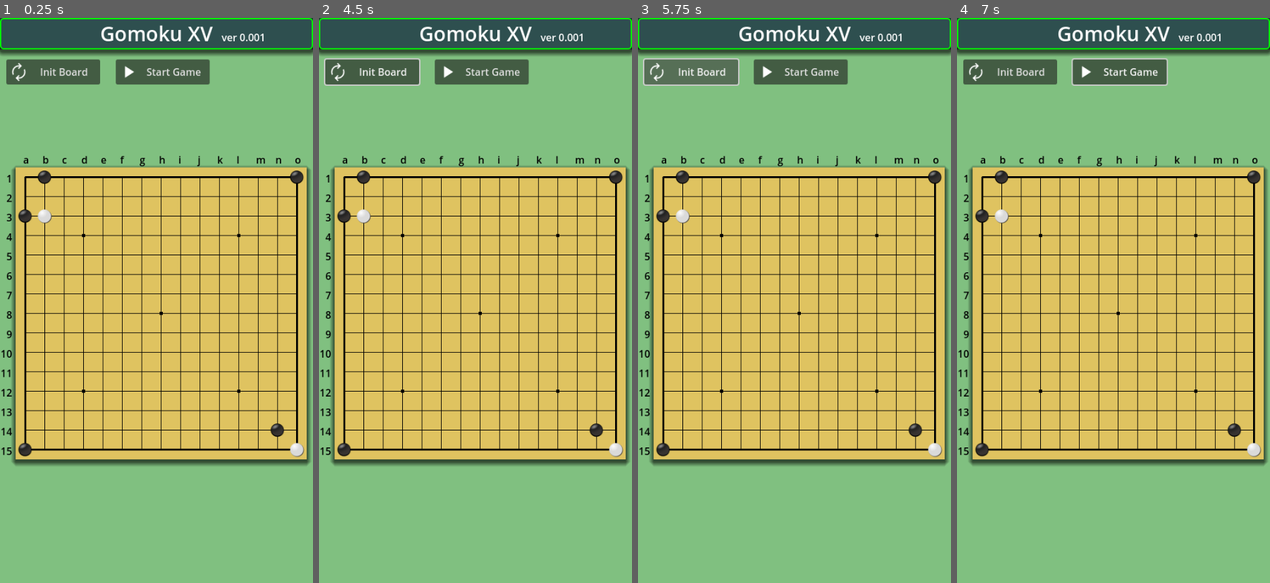
Above: before the commit, frames 1-4 (left to right).
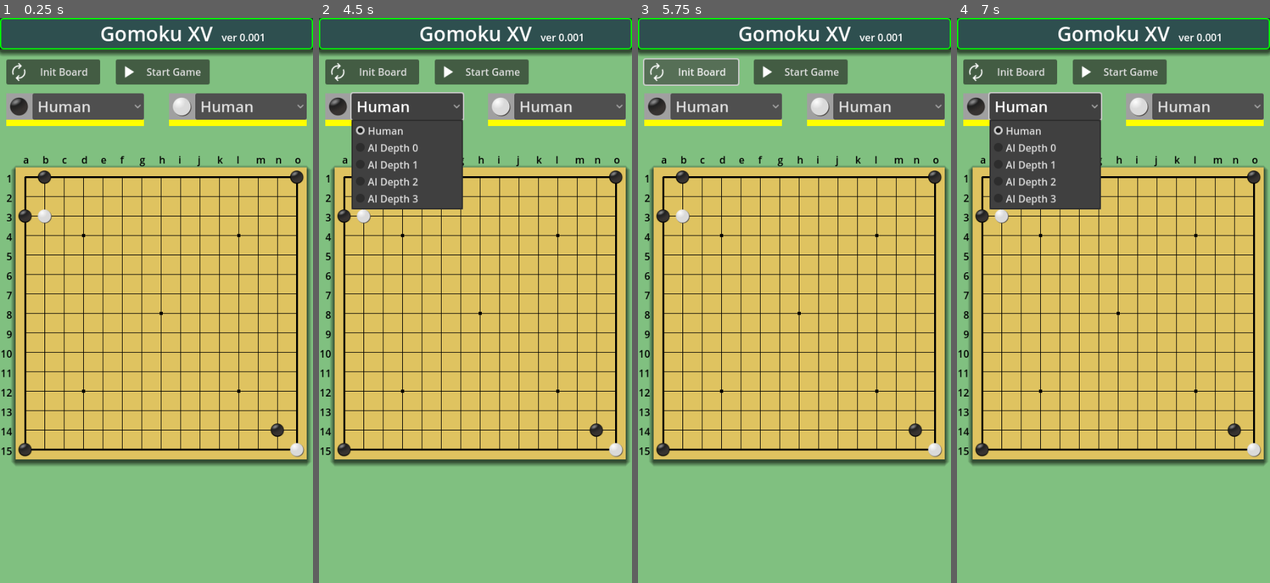
Above: after the commit, the same moments.

Repository: vivisuke/Gomoku15
Game: Godot game, scene res://main_scene.tscn
Two runs of this game, one before a commit and one after it. Both use one fixed random seed, a clock stepped at 60 frames per second and the inputs below.
Inputs (mouse positions are in pixels of both pictures, inside the frame that each line leads up to):
- Up to frame 1 (0.25 s): no input
- Up to frame 2 (4.5 s): click (406, 108) at 0.5 s, where only the run after the commit has a clickable "Human"; click "Start Game" at 1.25 s; click "Start Game" at 2 s; click "Init Board" at 2.75 s; click "Init Board" at 3.5 s; click (406, 108) at 4.25 s, where only the run after the commit has a clickable "Human"
- Up to frame 3 (5.75 s): click "Init Board" at 5 s
- Up to frame 4 (7 s): click "Start Game" at 5.75 s; click (1044, 108) at 6.5 s, where only the run after the commit has a clickable "Human"

The runs differ from the first frame. In frame 1, 5.1% of the frame differs, in the area x 2-98%, y 13-20%; in frame 2, 11%, in the area x 1-98%, y 7-34%; in frame 3, 5.1%; in frame 4, 11%.

Commit message:
0009 ◎ C 09/26 09/26 0.001│ToDo│黒白プレイヤーパネル設置

Diff:
--- a/Gomoku15/main_scene.tscn
+++ b/Gomoku15/main_scene.tscn
@@ -9,6 +9,8 @@
 [ext_resource type="Texture2D" uid="uid://bmkivh14ecwf1" path="res://images/autorenew_white_32.png" id="7_5hxt1"]
 [ext_resource type="Texture2D" uid="uid://buv5opysoy8ff" path="res://images/play_arrow_white_32.png" id="8_ohweq"]
 [ext_resource type="Texture2D" uid="uid://bt67q3bcmc8ab" path="res://images/stop_white_32.png" id="9_l4qj8"]
+[ext_resource type="Texture2D" uid="uid://c2suld26k1ali" path="res://images/black_42.png" id="10_8sw0x"]
+[ext_resource type="Texture2D" uid="uid://27onerr514r4" path="res://images/white_42.png" id="11_28udq"]
 
 [sub_resource type="TileSetAtlasSource" id="TileSetAtlasSource_m1i2o"]
 texture = ExtResource("4_x3uc8")
@@ -106,3 +108,81 @@
 offset_right = -244.0
 offset_bottom = 101.0
 texture = ExtResource("9_l4qj8")
+
+[node name="BlackPlayer" type="ColorRect" parent="."]
+offset_left = 10.0
+offset_top = 120.0
+offset_right = 230.0
+offset_bottom = 162.0
+color = Color(0.627451, 0.627451, 0.627451, 1)
+
+[node name="TextureRect" type="TextureRect" parent="BlackPlayer"]
+layout_mode = 0
+offset_right = 40.0
+offset_bottom = 40.0
+texture = ExtResource("10_8sw0x")
+
+[node name="OptionButton" type="OptionButton" parent="BlackPlayer"]
+layout_mode = 0
+offset_left = 42.0
+offset_right = 220.0
+offset_bottom = 42.0
+theme_override_font_sizes/font_size = 24
+item_count = 5
+selected = 0
+popup/item_0/text = "Human"
+popup/item_0/id = 0
+popup/item_1/text = "AI Depth 0"
+popup/item_1/id = 1
+popup/item_2/text = "AI Depth 1"
+popup/item_2/id = 2
+popup/item_3/text = "AI Depth 2"
+popup/item_3/id = 3
+popup/item_4/text = "AI Depth 3"
+popup/item_4/id = 4
+
+[node name="Underline" type="ColorRect" parent="BlackPlayer"]
+layout_mode = 0
+offset_top = 42.0
+offset_right = 220.0
+offset_bottom = 52.0
+color = Color(1, 1, 0, 1)
+
+[node name="WhitePlayer" type="ColorRect" parent="."]
+offset_left = 270.0
+offset_top = 120.0
+offset_right = 490.0
+offset_bottom = 162.0
+color = Color(0.627451, 0.627451, 0.627451, 1)
+
+[node name="TextureRect" type="TextureRect" parent="WhitePlayer"]
+layout_mode = 0
+offset_right = 40.0
+offset_bottom = 40.0
+texture = ExtResource("11_28udq")
+
+[node name="OptionButton" type="OptionButton" parent="WhitePlayer"]
+layout_mode = 0
+offset_left = 42.0
+offset_right = 220.0
+offset_bottom = 42.0
+theme_override_font_sizes/font_size = 24
+item_count = 5
+selected = 0
+popup/item_0/text = "Human"
+popup/item_0/id = 0
+popup/item_1/text = "AI Depth 0"
+popup/item_1/id = 1
+popup/item_2/text = "AI Depth 1"
+popup/item_2/id = 2
+popup/item_3/text = "AI Depth 2"
+popup/item_3/id = 3
+popup/item_4/text = "AI Depth 3"
+popup/item_4/id = 4
+
+[node name="Underline" type="ColorRect" parent="WhitePlayer"]
+layout_mode = 0
+offset_top = 42.0
+offset_right = 220.0
+offset_bottom = 52.0
+color = Color(1, 1, 0, 1)
Not shown: 1 places in Gomoku15/main_scene.tscn that only renumber resources
Not shown, changed: Gomoku15.spr
